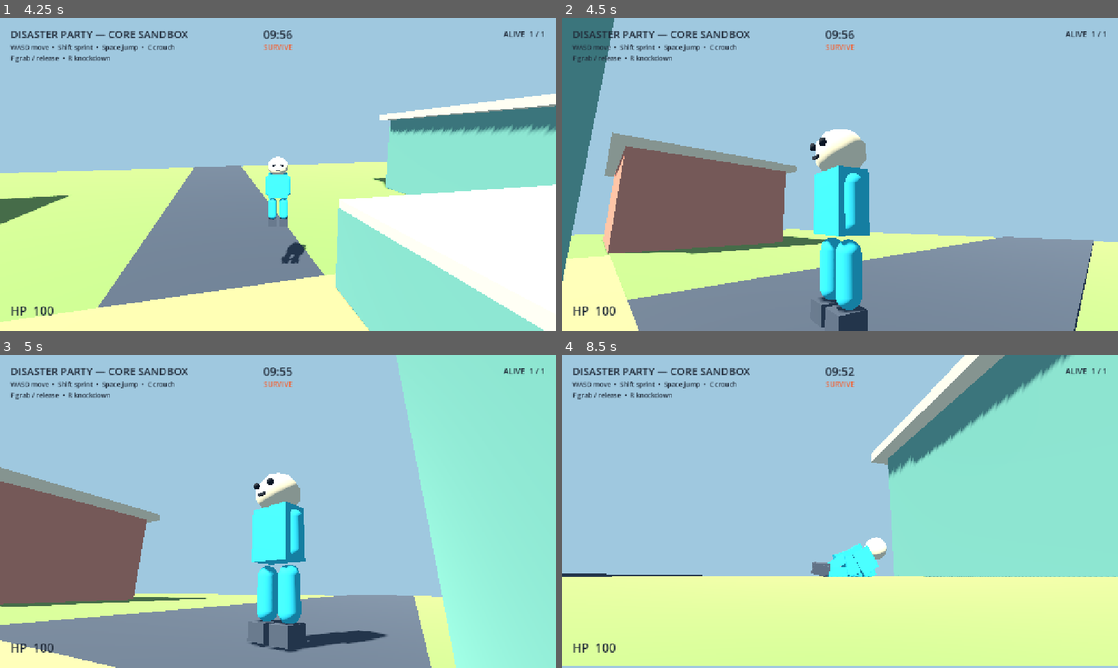
Above: before the commit, frames 1-4 (two rows, left to right).
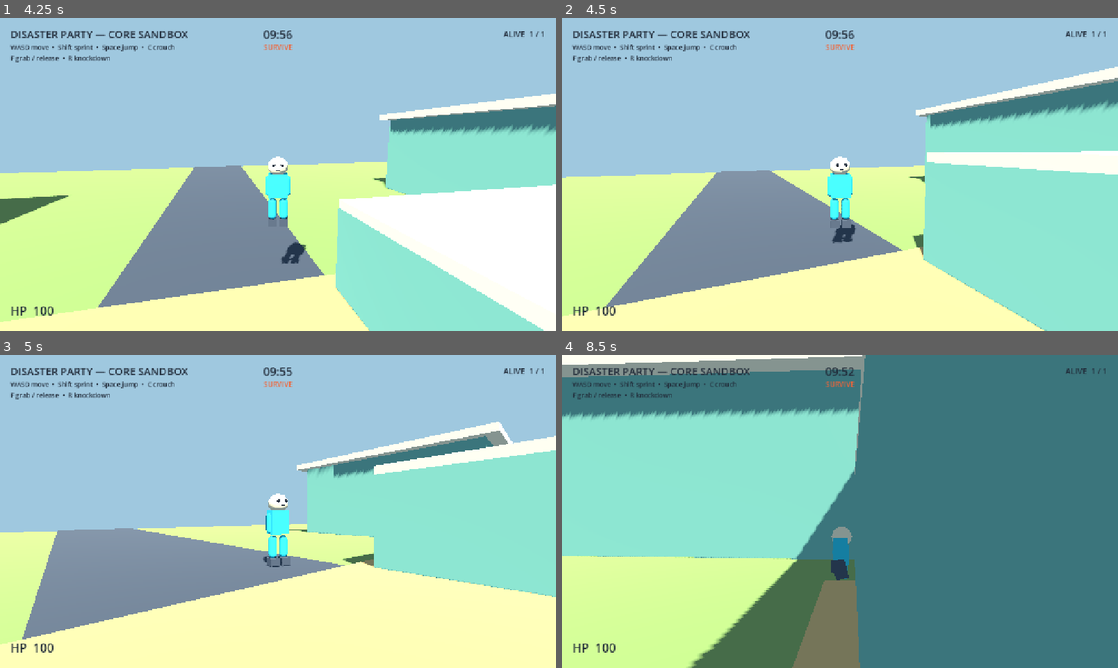
Above: after the commit, the same moments.

Repository: phucle297/idunno
Game: Godot game, scene res://scenes/main.tscn
The game is run twice, just before and just after one commit, with the same random seed, the same clock (stepped at 60 frames per second) and the same inputs.
Inputs (mouse positions are in pixels of both pictures, inside the frame that each line leads up to):
- Up to frame 1 (4.25 s): tap Enter (ui_accept) at 0.5 s; move the mouse to (305, 174) at 0.52 s; hold Shift (sprint) 0.53-1.28 s; hold W (move_forward) from 0.53 s (still down); click (305, 174) at 0.67 s; tap Space (jump) at 0.77, 1.52, 3.02, 3.77 s; move the mouse to (250, 174) at 1.27 s; tap C (crouch) at 1.35 s; click (250, 174) at 1.42 s; tap Shift (sprint) at 1.55, 3.05, 3.8 s; move the mouse to (289, 168) at 2.02 s; hold Shift (sprint) 2.03-2.78 s; tap F (grab) at 2.1 s; click (289, 168) at 2.17 s; move the mouse to (272, 180) at 2.77 s; tap E (spectate_next) at 2.85 s; click (272, 180) at 2.92 s; move the mouse to (316, 177) at 3.52 s; hold Q (spectate_previous) from 3.53 s (still down); click (316, 177) at 3.67 s; tap Escape (ui_cancel) at 4.15 s
- Up to frame 2 (4.5 s): release W (move_forward) at 4.25 s; release Q (spectate_previous) at 4.25 s; drag from (673, 127) to (756, 96) at 4.27 s
- Up to frame 3 (5 s): no input
- Up to frame 4 (8.5 s): tap Enter (ui_accept) at 5, 8 s; move the mouse to (867, 511) at 5.02 s; hold R (knockdown_test) 5.03-5.75 s; hold Shift (sprint) 5.03-5.75 s; click (867, 511) at 5.17 s; drag from (756, 433) to (728, 527) at 5.77 s; move the mouse to (962, 495) at 6.52 s; hold W (move_forward) 6.53-7.25 s; hold Shift (sprint) 6.53-7.25 s; tap F (grab) at 6.6 s; click (962, 495) at 6.67 s; tap Space (jump) at 6.77 s; drag from (728, 527) to (812, 574) at 7.27 s; move the mouse to (895, 442) at 8.02 s; hold R (knockdown_test) from 8.03 s (still down); hold Q (spectate_previous) from 8.03 s (still down); click (895, 442) at 8.17 s; tap Shift (sprint) at 8.3 s

Frame 1 is identical in both runs. In frame 2, 65% of the frame differs, in the area x 0-100%, y 0-100%; in frame 3, 57%; in frame 4, 88%.

Commit message:
fix(input): recapture mouse for camera control
Amp-Thread-ID: https://ampcode.com/threads/T-01a10f33-f9ea-770f-aec0-327f29fa633b
Co-authored-by: Amp <amp@ampcode.com>

Diff:
--- a/game/player.gd
+++ b/game/player.gd
@@ -28,12 +28,23 @@
 
 
 func _unhandled_input(event: InputEvent) -> void:
-	if event is InputEventMouseMotion and accepts_local_input():
+	if not accepts_local_input():
+		return
+	if event.is_action_pressed("ui_cancel"):
+		Input.mouse_mode = Input.MOUSE_MODE_VISIBLE
+		return
+	if (
+		event is InputEventMouseButton
+		and event.button_index == MOUSE_BUTTON_LEFT
+		and event.pressed
+		and Input.mouse_mode != Input.MOUSE_MODE_CAPTURED
+	):
+		Input.mouse_mode = Input.MOUSE_MODE_CAPTURED
+		return
+	if event is InputEventMouseMotion and Input.mouse_mode == Input.MOUSE_MODE_CAPTURED:
 		_camera_yaw -= event.relative.x * 0.0025
 		_camera_pitch = clampf(_camera_pitch - event.relative.y * 0.0025, -1.1, 0.35)
 		camera_pivot.rotation = Vector3(_camera_pitch, _camera_yaw, 0.0)
-	if event.is_action_pressed("ui_cancel"):
-		Input.mouse_mode = Input.MOUSE_MODE_VISIBLE
 
 
 func _physics_process(delta: float) -> void:
--- a/progress.json
+++ b/progress.json
@@ -1,6 +1,6 @@
 {
   "schema_version": 1,
-  "updated_at": "2026-10-06T10:28:05+07:00",
+  "updated_at": "2026-10-06T10:33:01+07:00",
   "project": "Disaster Party",
   "source_of_truth": true,
   "current_phase": "phase_6_multiplayer_stabilization",
@@ -264,6 +264,11 @@
       "result": "passed",
       "check": "Phase 5 native Windows 60 FPS target",
       "evidence": "Official checksum-verified Godot 4.7.2 Windows executable launched through WSL interop and selected  …(484 unchanged characters)…
+    },
+    {
+      "result": "passed",
+      "check": "Playable camera cursor capture",
+      "evidence": "Player input now captures the cursor at startup, releases it with Escape, recaptures it with left click, and ignores camera motion while the cursor is visible. PLAYER_INTEGRATION_OK checks=23 passed headless; the cursor release/visible-motion/recapture/captured-motion assertions also passed with both WSLg Linux Godot and native Windows Godot display drivers. PHASE1_TESTS_OK checks=23 and PLAYABLE_SCENE_NETWORK_PEERS_OK clients=2 disconnect_cleanup=passed. The broader rendered integration runs separately exposed the existing timing-sensitive sprint-speed assertion, while the standard headless integration suite remained green."
     }
   ],
   "blockers": [
--- a/tests/test_player_integration.gd
+++ b/tests/test_player_integration.gd
@@ -17,6 +17,7 @@
 	await physics_frame
 	player.set_physics_process(false)
 	_settle_player()
+	_test_mouse_capture()
 	_test_walk_and_sprint()
 	_test_crouch()
 	_test_jump_arc()
@@ -54,6 +55,30 @@
 	player = (load("res://scenes/player.tscn") as PackedScene).instantiate()
 	world.add_child(player)
 	player.position = Vector3.ZERO
+
+
+func _test_mouse_capture() -> void:
+	Input.mouse_mode = Input.MOUSE_MODE_CAPTURED
+	var initial_rotation := player.camera_pivot.rotation
+	var escape := InputEventAction.new()
+	escape.action = "ui_cancel"
+	escape.pressed = true
+	player._unhandled_input(escape)
+	_expect(Input.mouse_mode == Input.MOUSE_MODE_VISIBLE, "Escape must release the captured cursor")
+
+	var motion := InputEventMouseMotion.new()
+	motion.relative = Vector2(80.0, 40.0)
+	player._unhandled_input(motion)
+	_expect(player.camera_pivot.rotation.is_equal_approx(initial_rotation), "Visible cursor motion must not rotate the camera")
+
+	var click := InputEventMouseButton.new()
+	click.button_index = MOUSE_BUTTON_LEFT
+	click.pressed = true
+	player._unhandled_input(click)
+	if DisplayServer.get_name() != "headless":
+		_expect(Input.mouse_mode == Input.MOUSE_MODE_CAPTURED, "Left click must recapture the cursor")
+		player._unhandled_input(motion)
+		_expect(not player.camera_pivot.rotation.is_equal_approx(initial_rotation), "Captured cursor motion must rotate the camera")
 
 
 func _settle_player() -> void:
Not shown, changed: README.md
